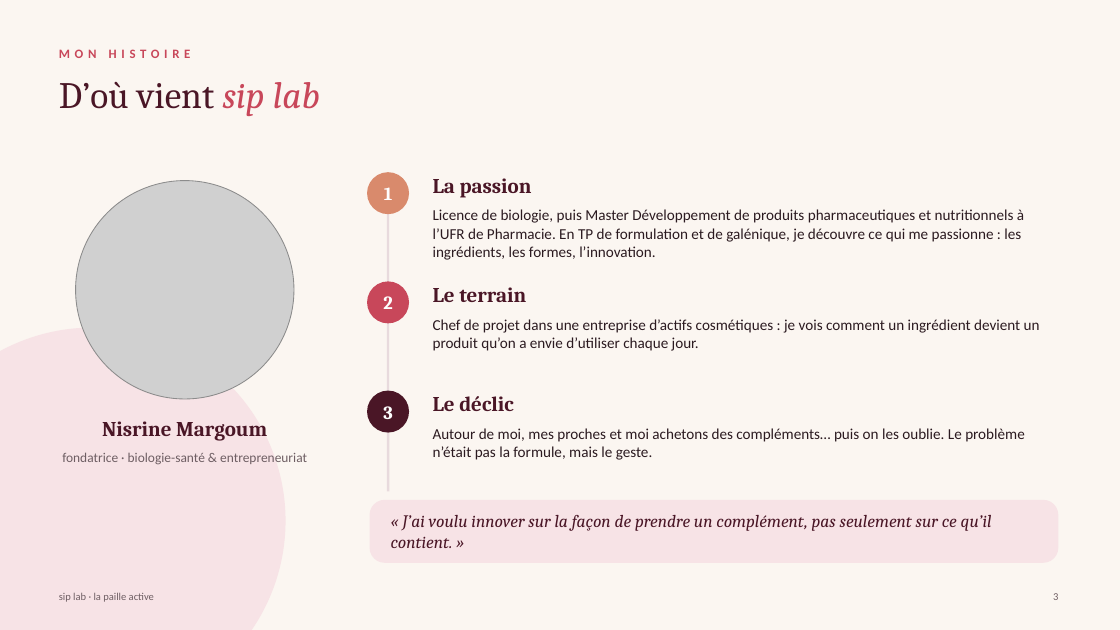
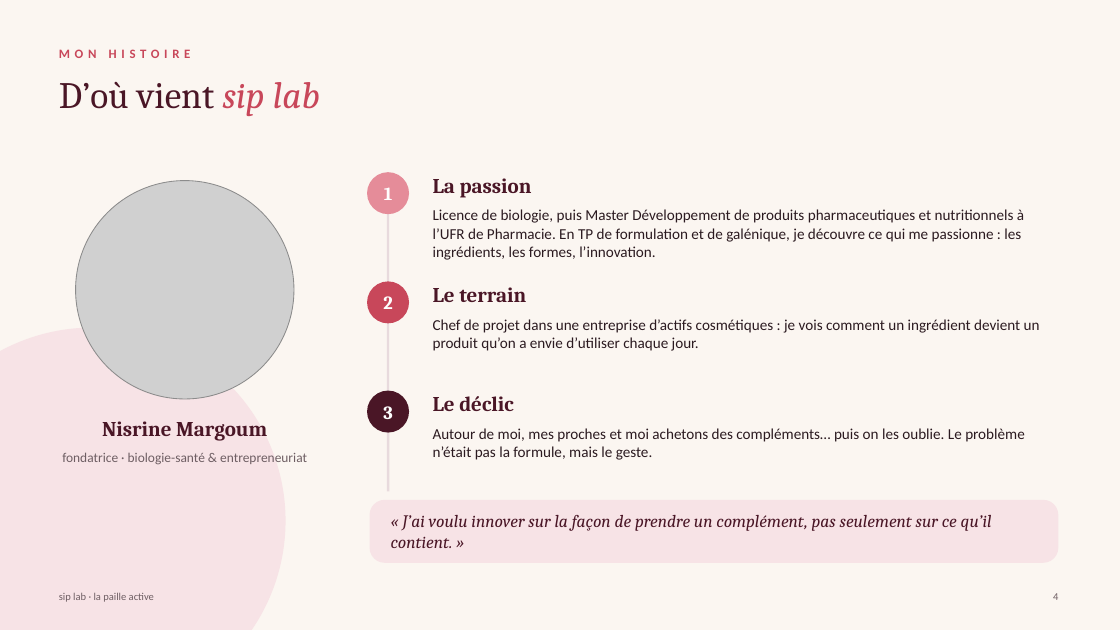
Before and after one commit to nisrine-max/mon-sitee, a slide deck: slide 4 of Dossier_sip_lab/10_Pitchs_et_presentations/Pitch_PEPITE_sip_lab.pptx (slide 3 before the commit). Drawn at 1120x630 pixels with LibreOffice and Linux fonts; fonts in the diff are those of the drawing; grey boxes stand for pictures. Boxes give left, top, right and bottom in pixels: in the first picture for what was removed or moved away, otherwise in the second. Text is boxed around its words. In the diff, an @@ line names an element or a change of style, - is before the commit and + after.

```diff
--- a/Dossier_sip_lab/10_Pitchs_et_presentations/Pitch_PEPITE_sip_lab.pptx
+++ b/Dossier_sip_lab/10_Pitchs_et_presentations/Pitch_PEPITE_sip_lab.pptx
@@ ellipse at (367,172,409,214): fill #D98A6C to #E58C99 @@
@@ text at (1053,593,1058,600): text changed @@
-3
+4
```
Also in this commit, not shown: 15 other slides changed, 2 slides added, 1 other file.
